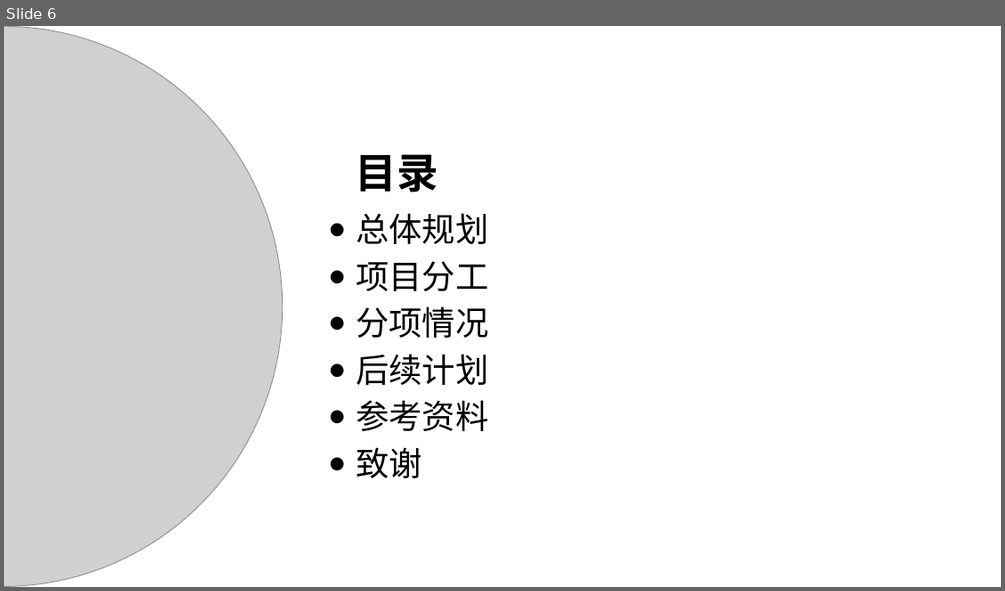
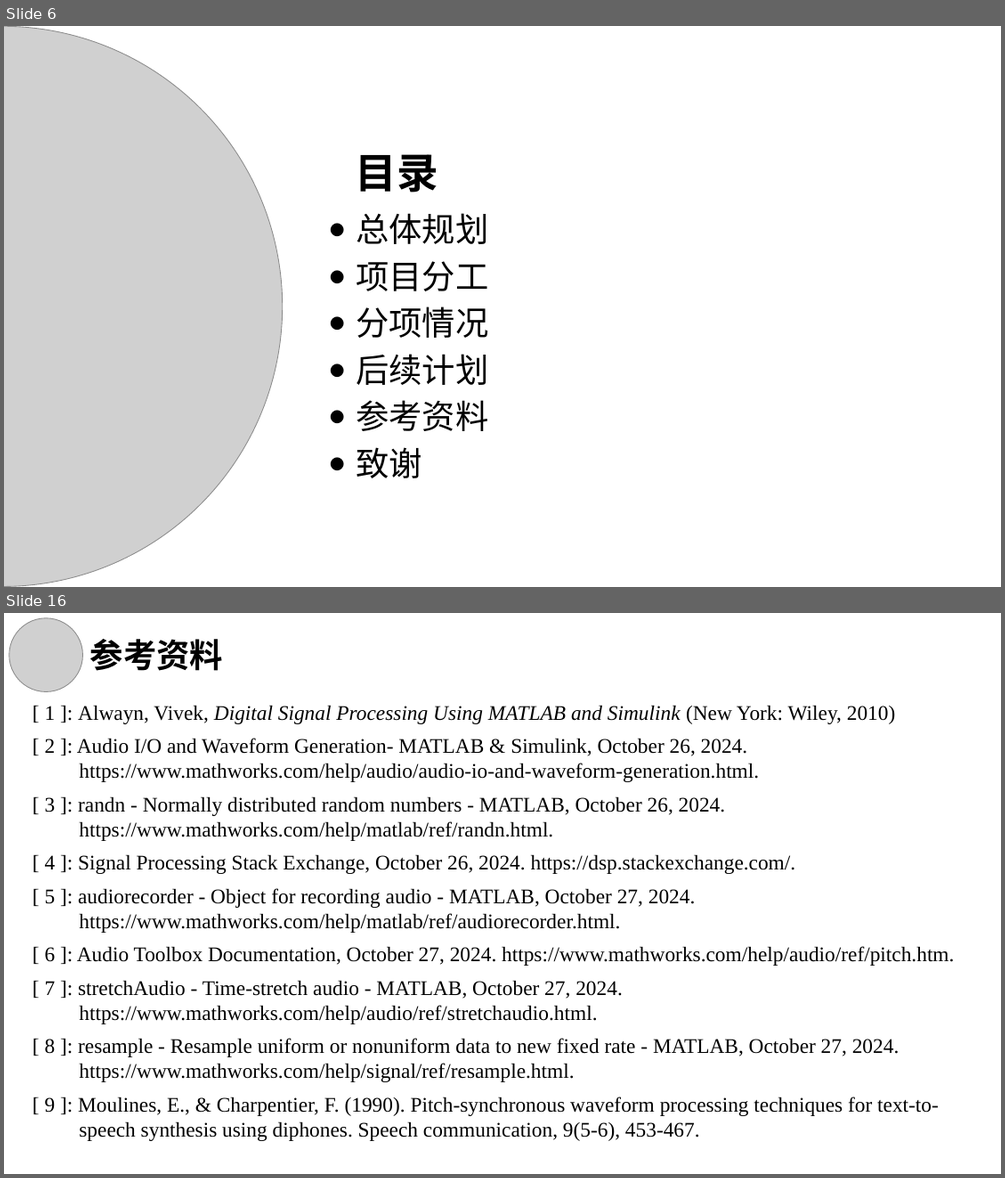
Before and after one commit to hance0601/dsp_proj, a slide deck: 开题报告.pptx. Shown one above the other, each under a label of ours: slide 6 before the commit, slides 6 and 16 after it; the slides between them are not shown. The pictures are 1005x591 and 1005x1178 pixels, drawn with LibreOffice and Linux fonts; fonts in the diff are those of the drawing; grey boxes stand for pictures. Boxes give left, top, right and bottom in pixels: in the first picture for what was removed or moved away, otherwise in the second. Text is boxed around its words. In the diff, an @@ line names an element or a change of style, - is before the commit and + after.

```diff
--- a/开题报告.pptx
+++ b/开题报告.pptx
@@ slide 16 added at <box>4,613,1001,1174</box>, background #FFFFFF @@
@@ picture added at <box>9,618,82,691</box> @@
@@ text added at <box>90,639,223,671</box>, 32 pt, text #000000, bold @@
+参考资料
@@ text added at <box>45,705,895,724</box>, 20 pt, text #000000, italic @@
+[ 1 ]: Alwayn, Vivek, Digital Signal Processing Using MATLAB and Simulink (New York: Wiley, 2010)
@@ text added at <box>45,738,759,782</box>, 20 pt, text #000000 @@
+[ 2 ]: Audio I/O and Waveform Generation- MATLAB & Simulink, October 26, 2024.
+https://www.mathworks.com/help/audio/audio-io-and-waveform-generation.html.
@@ text added at <box>45,796,726,841</box>, 20 pt, text #000000 @@
+[ 3 ]: randn - Normally distributed random numbers - MATLAB, October 26, 2024.
+https://www.mathworks.com/help/matlab/ref/randn.html.
@@ text added at <box>45,854,796,874</box>, 20 pt, text #000000 @@
+[ 4 ]: Signal Processing Stack Exchange, October 26, 2024. https://dsp.stackexchange.com/.
@@ text added at <box>45,888,696,933</box>, 20 pt, text #000000 @@
+[ 5 ]: audiorecorder - Object for recording audio - MATLAB, October 27, 2024.
+https://www.mathworks.com/help/matlab/ref/audiorecorder.html.
@@ text added at <box>45,946,954,965</box>, 20 pt, text #000000 @@
+[ 6 ]: Audio Toolbox Documentation, October 27, 2024. https://www.mathworks.com/help/audio/ref/pitch.htm.
@@ text added at <box>45,980,623,1024</box>, 20 pt, text #000000 @@
+[ 7 ]: stretchAudio - Time-stretch audio - MATLAB, October 27, 2024.
+https://www.mathworks.com/help/audio/ref/stretchaudio.html.
@@ text added at <box>45,1038,899,1082</box>, 20 pt, text #000000 @@
+[ 8 ]: resample - Resample uniform or nonuniform data to new fixed rate - MATLAB, October 27, 2024.
+https://www.mathworks.com/help/signal/ref/resample.html.
@@ text added at <box>45,1096,938,1141</box>, 20 pt, text #000000 @@
+[ 9 ]: Moulines, E., & Charpentier, F. (1990). Pitch-synchronous waveform processing techniques for text-to-
+speech synthesis using diphones. Speech communication, 9(5-6), 453-467.
```
Also in this commit, not shown: 3 slides changed, 11 other slides added, 3 other files.
